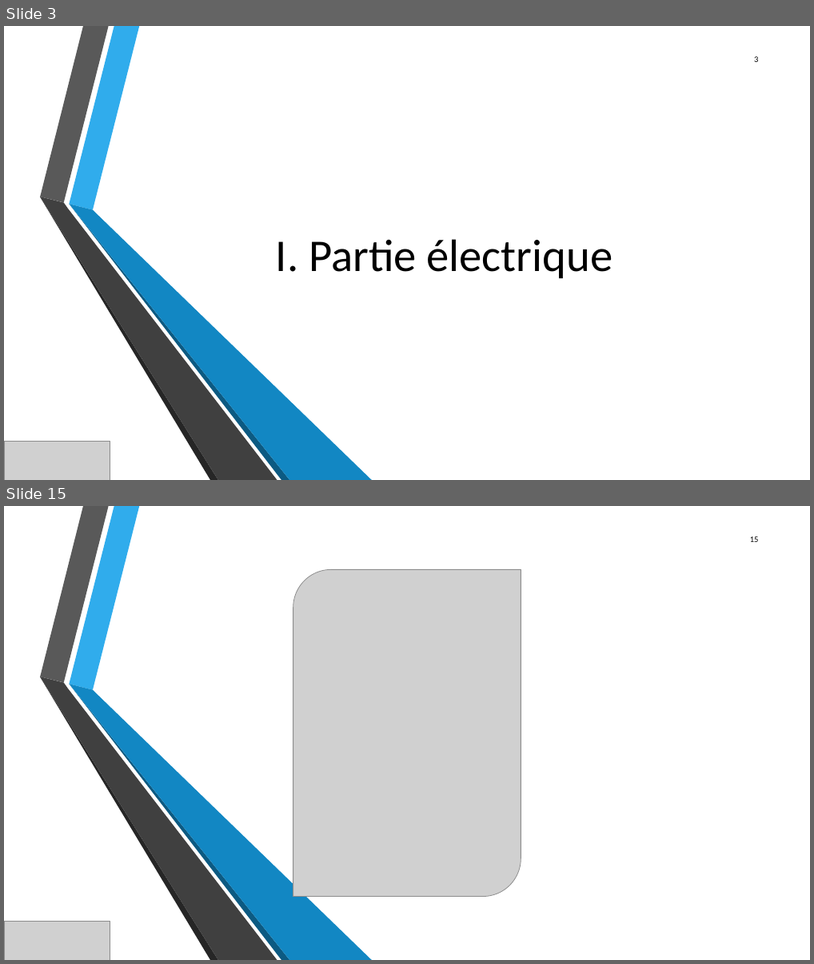
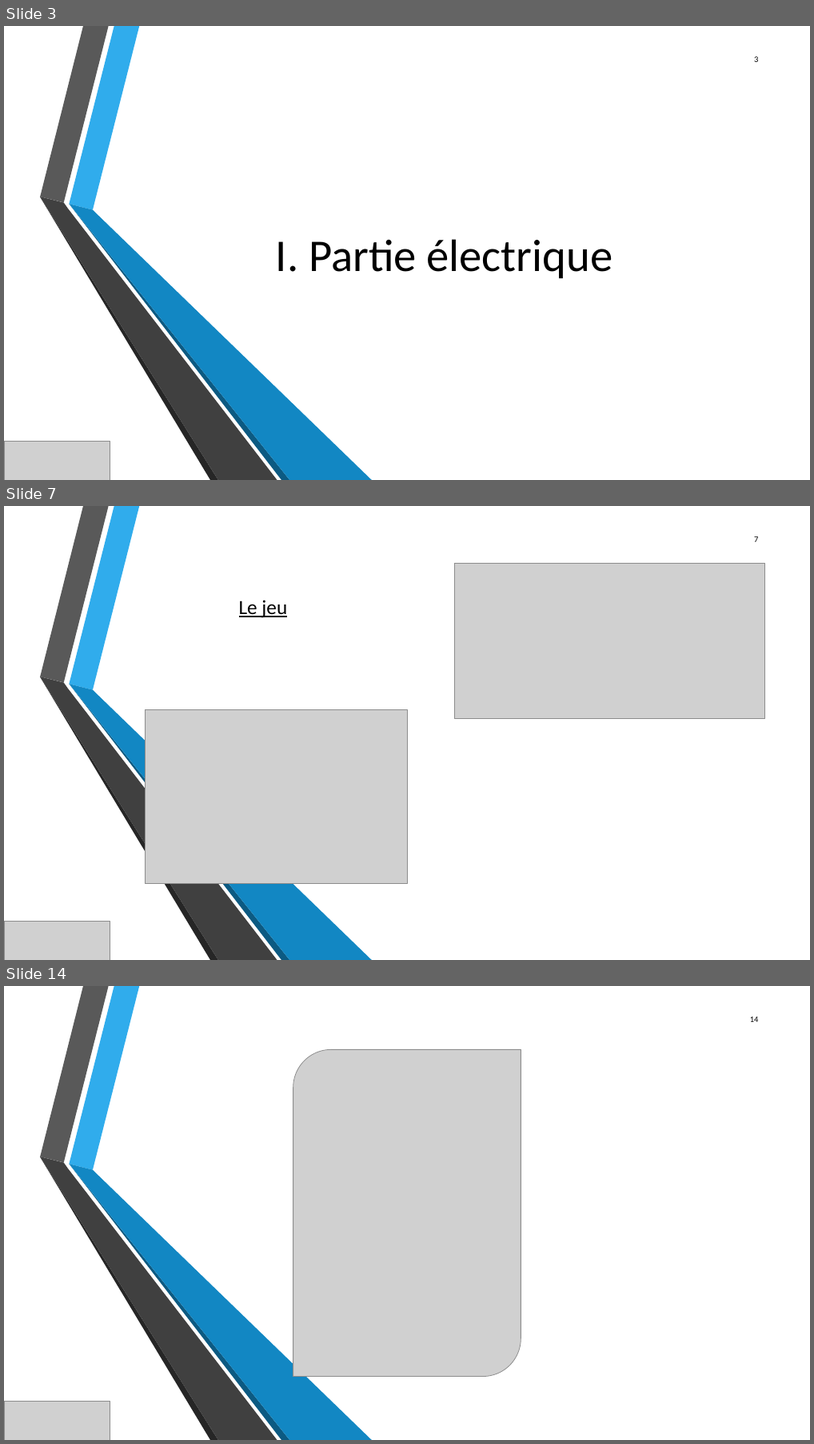
Before and after one commit to JeanSOUDIER/Bas-Niveau, a slide deck: Projet électif.pptx. Shown one above the other, each under a label of ours: slides 3 and 15 before the commit, slides 3, 7 and 14 after it; the slides between them are not shown. The pictures are 814x964 and 814x1444 pixels, drawn with LibreOffice and Linux fonts; fonts in the diff are those of the drawing; grey boxes stand for pictures; background and template pictures are left out. Boxes give left, top, right and bottom in pixels: in the first picture for what was removed or moved away, otherwise in the second. Text is boxed around its words. In the diff, an @@ line names an element or a change of style, - is before the commit and + after.

```diff
--- a/Projet électif.pptx
+++ b/Projet électif.pptx
@@ slide 7 added at (4,506,810,960), background picture (left out); not listed: 6 template elements that a slide beside it also shows @@
@@ page number added at (754,536,758,542), 10 pt, text #000000 @@
+7
@@ picture added at (454,564,765,718) @@
@@ text added at (239,600,287,618), 24 pt, text #000000, underline @@
+Le jeu
@@ picture added at (146,709,407,884) @@
@@ picture added at (4,921,110,960) @@
@@ what was slide 15 is now slide 14 @@
@@ page number at (750,1016,759,1022): text changed @@
-15
+14
```
Also in this commit, not shown: 6 slides changed, 4 other slides added, 6 slides removed.
